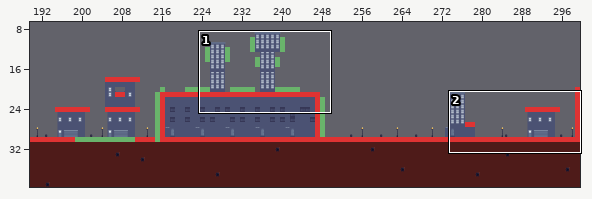
Level history. Tiled map: Output/Assets/maps/Ciudad_3.tmx. Above: a wide view before the commit, with the close-up outlined.
Close-up. First the earlier version:
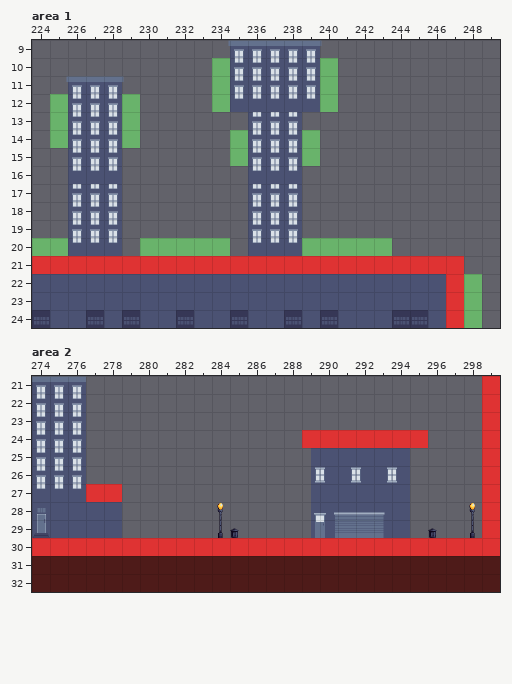
Cells are 32x32 px. Shown: area 1 x 224..249, y 9..24; area 2 x 274..299, y 21..32. The commit also changed other parts of the map, which this record leaves out.
Once edited:
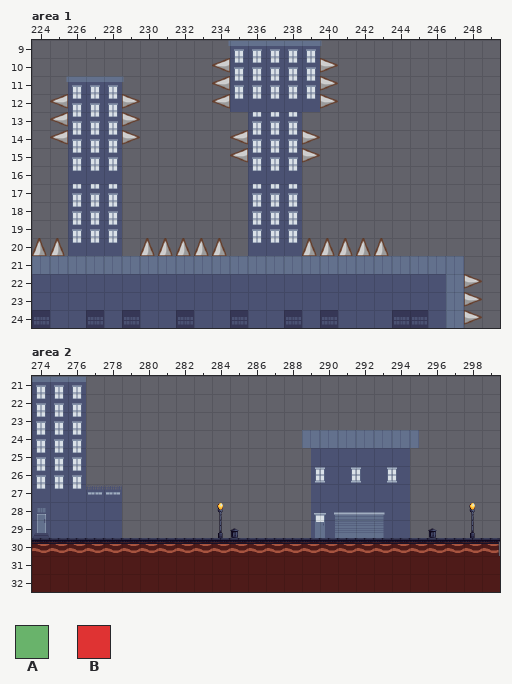
Key: from "CityTileSet": A 24, B 37.
_ is an empty cell.
Changes in this commit:
Layer "Collisions" (now hidden), area 1:
Tile B is removed in row 21 at x 224 to 247; in rows 22 to 24 at x 247.
Layer "DeathCollisions" (now hidden), area 1:
Tile A is removed in rows 10 to 11 at x 234 and 240; in row 12 at x 225, 229, 234 and 240; in row 13 at x 225 and 229; in row 14 at x 225, 229, 235 and 239; in row 15 at x 235 and 239; in row 20 at x 224 to 225, 230 to 234 and 239 to 243.
Tile A is removed in rows 22 to 24 at x 248.
Layer "Collisions" (now hidden), area 2:
Tile B is removed in rows 21 to 23 at x 299; in row 24 at x 289 to 295 and 299; in rows 25 to 26 at x 299; in row 27 at x 277 to 278 and 299; in rows 28 to 29 at x 299; in row 30 at x 274 to 299.
Boxes around the changes in both close-ups, in picture pixels (x1, y1, x2, y2):
removed: (212, 58, 230, 112)
removed: (320, 58, 338, 112)
removed: (50, 94, 68, 148)
removed: (122, 94, 140, 148)
removed: (230, 130, 248, 166)
removed: (302, 130, 320, 166)
removed: (32, 238, 482, 328)
removed: (32, 376, 500, 556)
